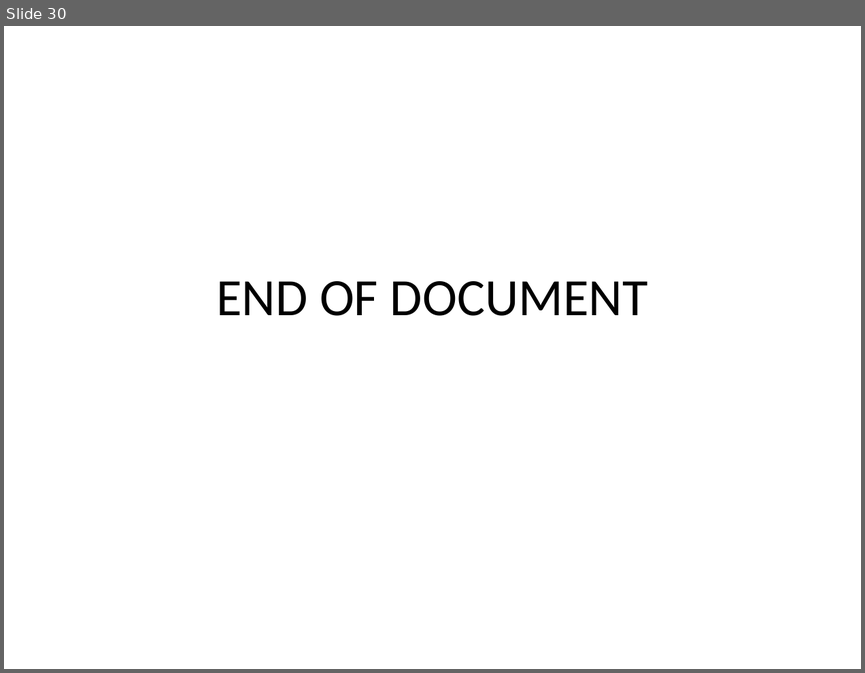
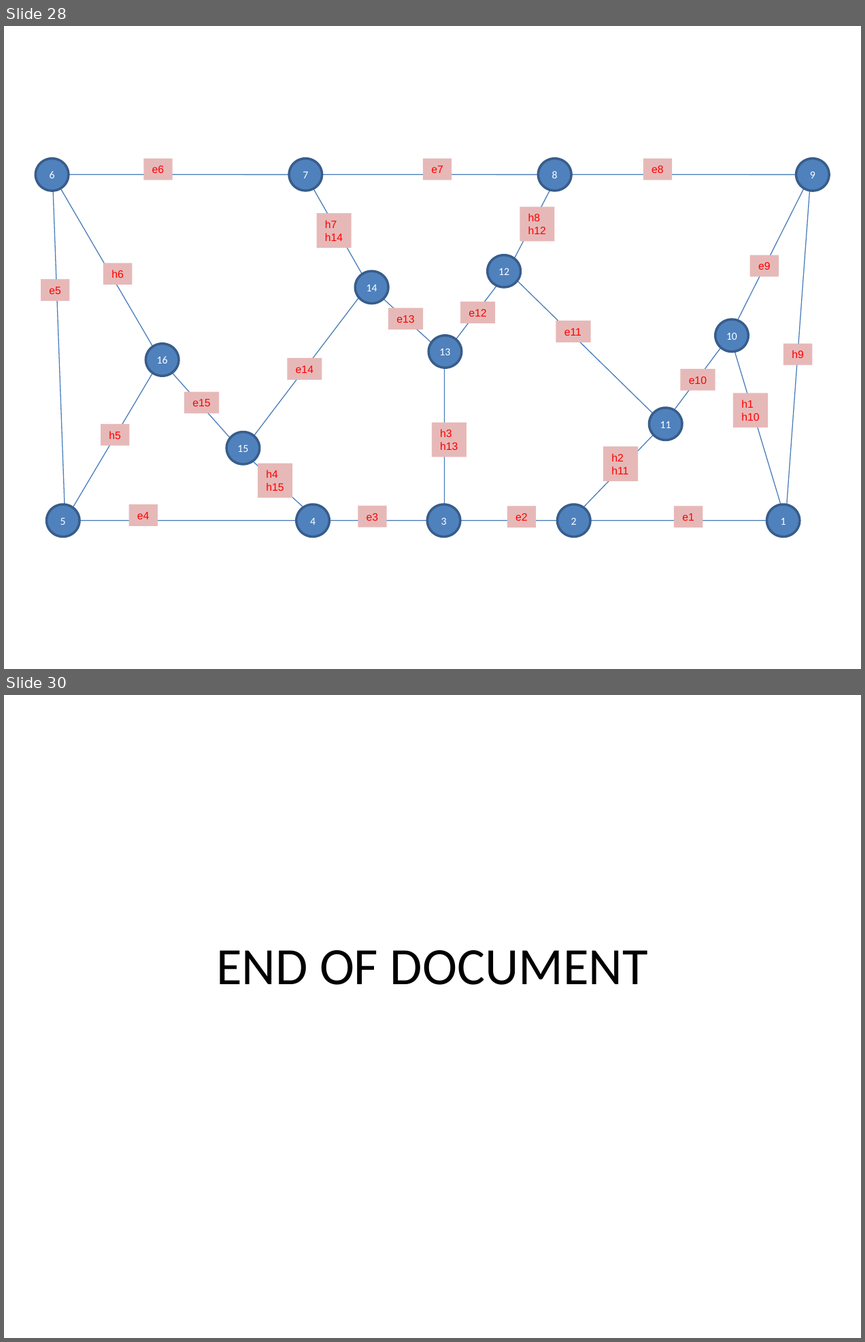
Before and after one commit to stefanutti/maps-coloring-java, a slide deck: ct/ct-docs/cahit-spiral-chains/spiral-chains.ppt. Shown one above the other, each under a label of ours: slide 30 before the commit, slides 28 and 30 after it; the slides between them are not shown. The pictures are 865x673 and 865x1342 pixels, drawn with LibreOffice and Linux fonts; fonts in the diff are those of the drawing. Boxes give left, top, right and bottom in pixels: in the first picture for what was removed or moved away, otherwise in the second. Text is boxed around its words. In the diff, an @@ line names an element or a change of style, - is before the commit and + after.

```diff
--- a/ct/ct-docs/cahit-spiral-chains/spiral-chains.ppt
+++ b/ct/ct-docs/cahit-spiral-chains/spiral-chains.ppt
@@ slide 28 added at <box>4,26,861,669</box>, background #FFFFFF @@
@@ group added at <box>36,159,829,537</box>: 24 double arrows, 24 rectangles, 16 ellipses @@
+e1
+h1
+h10
+e2
+h2
+h11
+e7
+h7
+h14
+e8
+h8
+h12
+1
+2
+7
+8
+e3
+e4
+e5
+e6
+3
+4
+5
+6
+9
+10
+11
+12
+13
+14
+15
+16
+e9
+h9
+e10
+e11
+e12
+e13
+e14
+e15
+h3
+h13
+h4
+h15
+h6
+h5
```
Also in this commit, not shown: 5 slides changed, 8 other slides added, 12 slides removed, 52 other files.
